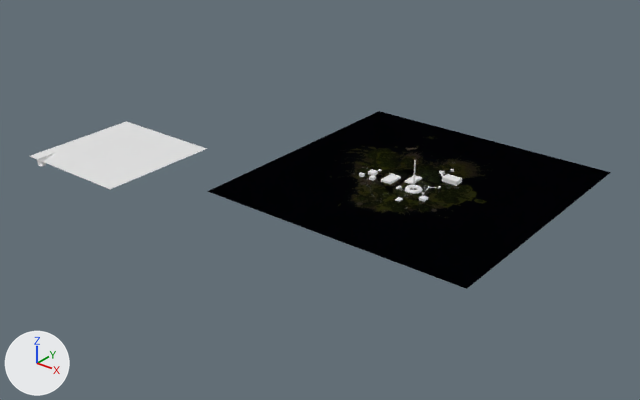
A saved change to the glTF model cycle tharis.glb.
Rendered twice from a 50 mm lens placed at (253.0, -736.0, 456.0), pointed at (-205.0, -163.0, 101.0). Arrows for +X, +Y and +Z are at lower left; the lights stay in place. Where no turn or scale is listed for an object, it has been applied to the vertices.

Before the edit, the objects in view are built like this:
```python
me_plane_005 = bpy.data.meshes.new('Plane.005')
me_plane_005.from_pydata(...)  # 12 vertices, 14 faces; spans x -58.9..58.9, y -58.9..58.9, z -5.6..0.0
me_tharisbigmap_001 = bpy.data.meshes.new('tharisBigMap.001')
me_tharisbigmap_001.from_pydata(...)  # 4 vertices, 2 faces; spans x -128.0..128.0, y -128.0..128.0, z 0.0
me_tharisbigmap_001.materials.append(mat_tharisbigmap_001)  # picture img_tharisbigmap
ob_testplane = bpy.data.objects.new('testPlane', me_plane_005)
ob_testplane.location = (-384.6, -245.5, 127.8)
ob_tharisbigmapbackup = bpy.data.objects.new('tharisBigMapBackup', me_tharisbigmap_001)
ob_tharisbigmapbackup.location = (-127.9, -127.9, 128.5)
```
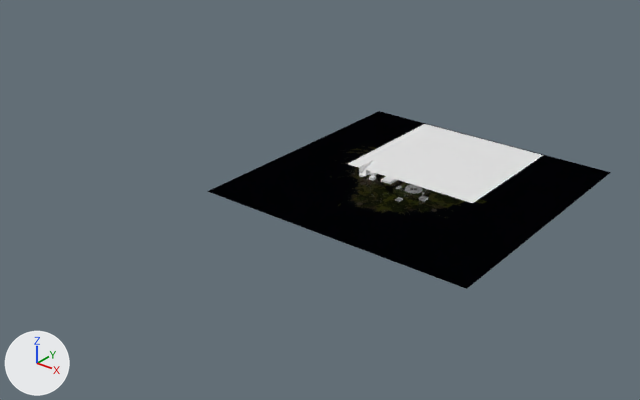
The change, as JSON lines over the scene's bpy script:
```json
{"op": "set", "path": "ob_testplane.location", "old": "(-384.6, -245.5, 127.8)", "new": "(-89.8, -139.8, 163.9)"}
```

Where the change shows, as pixel boxes [x1, y1, x2, y2] in the pictures (640 x 400 px):
```json
{"object": "testPlane", "change": "moved", "before": [30, 121, 207, 189], "after": [348, 124, 543, 203]}
```
